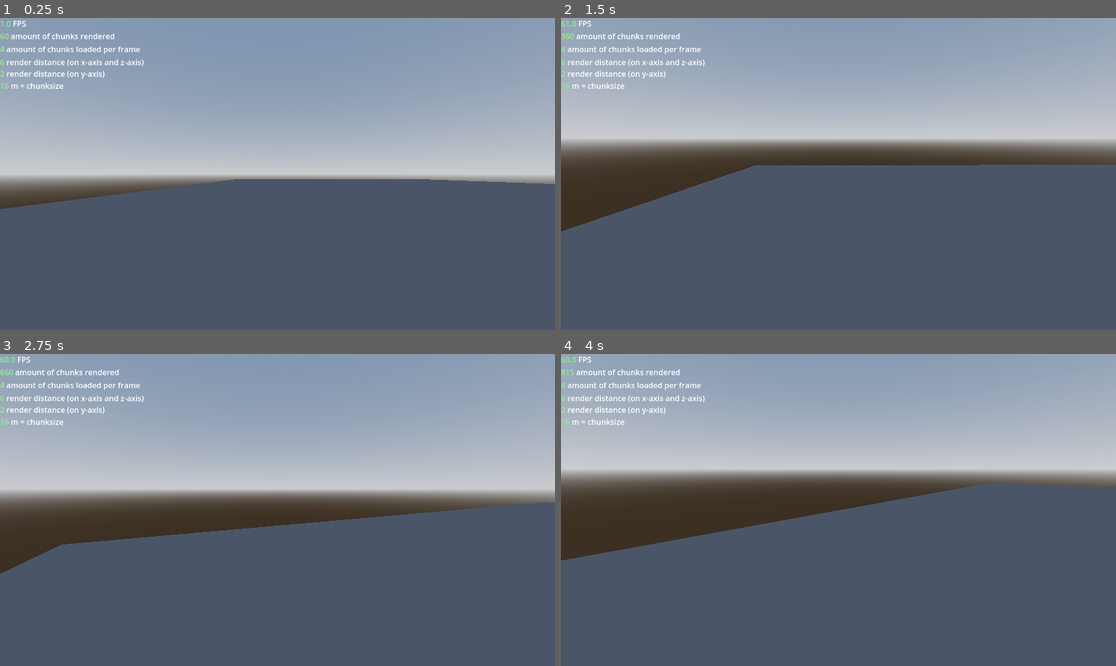
Above: before the commit, frames 1-4 (two rows, left to right).
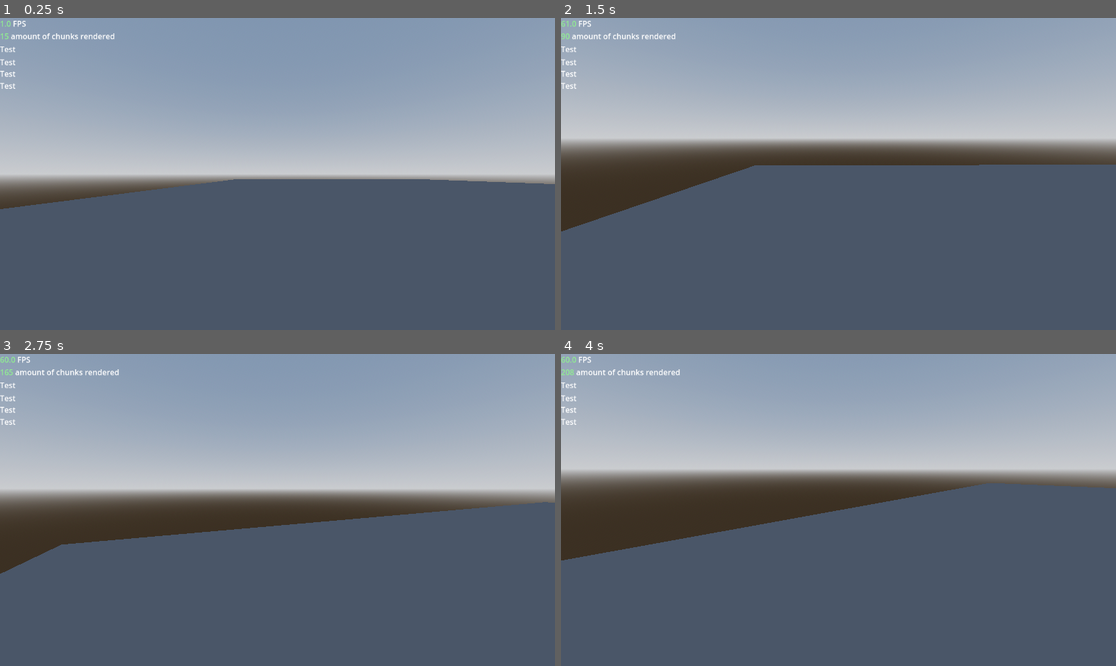
Above: after the commit, the same moments.

Repository: DyslexicWolf/GraduationWork_IGP
Game: Godot game, scene res://Scenes/MarchingCubes_GPU.tscn
The game is run twice, just before and just after one commit, with the same random seed, the same clock (stepped at 60 frames per second) and the same inputs. This scene is started directly instead of the project's main scene.
Inputs (mouse positions are in pixels of both pictures, inside the frame that each line leads up to):
- Up to frame 1 (0.25 s): no input
- Up to frame 2 (1.5 s): move the mouse to (960, 158) at 0.52 s; hold D (move_right) 0.53-1.28 s; click (960, 158) at 0.67 s; move the mouse to (810, 174) at 1.27 s; hold Space (fly_up) from 1.28 s (still down)
- Up to frame 3 (2.75 s): keep holding Space (fly_up); move the mouse to (288, 503) at 2.02 s
- Up to frame 4 (4 s): keep holding Space (fly_up); move the mouse to (832, 516) at 2.77 s; move the mouse to (877, 513) at 3.52 s

The runs differ from the first frame. In frame 1, 0.7% of the frame differs, in the area x 0-26%, y 4-23%; in frame 2, 0.9%; in frame 3, 0.7%; in frame 4, 0.7%.
Error before the commit: Attempt to call function 'shader_create_from_spirv' in base 'null instance' on a null instance. (res://Scripts/GPU_Based/TerrainGeneration_GPU.gd:38)
Error after the commit: Attempt to call function 'shader_create_from_spirv' in base 'null instance' on a null instance. (res://Scripts/GPU_Based/TerrainGeneration_GPU.gd:101)

Commit message:
Implemented 3 noise types for the compute shader. Setup CPU side of things for custom inputs from player. I haven't implemented that yet though (custom input from player).

Diff:
--- a/graduation-work-igp/Scenes/MarchingCubes_GPU.tscn
+++ b/graduation-work-igp/Scenes/MarchingCubes_GPU.tscn
@@ -86,6 +86,13 @@
 script = ExtResource("1_df2f7")
 terrain_material = ExtResource("2_0qbic")
 chunk_size = 16
+chunks_to_load_per_frame = 1
+noise_type = 2
+noise_frequency = 0.01
+noise_octaves = 6
+noise_gain = 0.5
+noise_lacunarity = 2.0
+cellular_jitter = 1.0
 flat_shaded = true
 render_distance = 6
 render_distance_height = 2
--- a/graduation-work-igp/Scripts/GPU_Based/TerrainGeneration_GPU.gd
+++ b/graduation-work-igp/Scripts/GPU_Based/TerrainGeneration_GPU.gd
@@ -1,5 +1,11 @@
 extends MeshInstance3D
 class_name TerrainGeneration_GPU_ComputeNoise
+
+enum NoiseType {
+	PERLIN = 0,
+	SIMPLEX = 1,
+	CELLULAR = 2
+}
 
 var rd = RenderingServer.create_local_rendering_device()
 var marching_cubes_pipeline: RID
@@ -8,15 +14,23 @@
 var global_uniform_set: RID
 
 @export var terrain_material: Material
-@export var chunk_size: int = 32
-@export var chunks_to_load_per_frame: int = 4
-@export var iso_level: float = 0.0
-@export var noise_frequency: float = 0.01
-@export var noise_octaves: int = 5
-@export var flat_shaded: bool = false
-@export var terrain_terrace: int = 0
-@export var render_distance: int = 8
-@export var render_distance_height: int = 4
+@export var chunk_size: int
+@export var chunks_to_load_per_frame: int
+@export var iso_level: float
+
+@export_category("Noise Settings")
+@export var noise_type: NoiseType = NoiseType.PERLIN
+@export var noise_frequency: float
+@export var noise_octaves: int
+@export var noise_gain: float
+@export var noise_lacunarity: float
+@export_range(0.0, 1.0) var cellular_jitter: float
+
+@export_category("Rendering Settings")
+@export var flat_shaded: bool
+@export var terrain_terrace: int
+@export var render_distance: int
+@export var render_distance_height: int
 
 var rendered_chunks: Dictionary = {}
 var player: CharacterBody3D
@@ -28,15 +42,74 @@
 func _ready():
 	player = $"../Player"
 
-	init_compute()
+	# You can configure noise here programmatically if you want
+	configure_noise_settings()
+
+	if not init_compute():
+		push_error("Failed to initialize compute shader!")
+		return
+
 	setup_global_bindings()
 	set_statistics.emit(0, chunks_to_load_per_frame, render_distance, render_distance_height, chunk_size)
 
-func init_compute():
-	var marching_cubes_shader_file = load("res://Shaders/ComputeShaders/MarchingCubes.glsl")
+	print("Terrain initialized with noise type: ", NoiseType.keys()[noise_type])
+
+func configure_noise_settings():
+	# Example configurations for different noise types
+	# You can change these values here or through the inspector
+
+	match noise_type:
+		NoiseType.PERLIN:
+			# Good defaults for Perlin noise terrain
+			noise_frequency = 0.01
+			noise_octaves = 5
+			noise_gain = 0.5
+			noise_lacunarity = 2.0
+
+		NoiseType.SIMPLEX:
+			# Simplex noise tends to be smoother
+			noise_frequency = 0.012
+			noise_octaves = 6
+			noise_gain = 0.5
+			noise_lacunarity = 2.0
+
+		NoiseType.CELLULAR:
+			# Cellular/Worley noise creates interesting cave-like structures
+			noise_frequency = 0.02
+			noise_octaves = 3
+			noise_gain = 0.5
+			noise_lacunarity = 2.0
+			cellular_jitter = 1.0
+
+func init_compute() -> bool:
+	var shader_path = "res://Shaders/ComputeShaders/MarchingCubes.glsl"
+
+	if not ResourceLoader.exists(shader_path):
+		push_error("Shader file not found at: " + shader_path)
+		return false
+
+	var marching_cubes_shader_file = load(shader_path)
+	if marching_cubes_shader_file == null:
+		push_error("Failed to load shader file: " + shader_path)
+		return false
+
 	var marching_cubes_shader_spirv = marching_cubes_shader_file.get_spirv()
+	if marching_cubes_shader_spirv == null:
+		push_error("Failed to compile shader to SPIRV. Make sure the shader starts with #[compute]")
+		return false
+
 	marching_cubes_shader = rd.shader_create_from_spirv(marching_cubes_shader_spirv)
+	if not marching_cubes_shader.is_valid():
+		push_error("Failed to create shader from SPIRV")
+		return false
+
 	marching_cubes_pipeline = rd.compute_pipeline_create(marching_cubes_shader)
+	if not marching_cubes_pipeline.is_valid():
+		push_error("Failed to create compute pipeline")
+		return false
+
+	print("Compute shader initialized successfully!")
+	return true
 
 func setup_global_bindings():
 	var input = get_global_params()
@@ -79,7 +152,6 @@
 
 	chunk_load_queue.sort_custom(func(a, b): return a["distance"] < b["distance"])
 
-	#prep chunks that will be loaded this frame
 	var chunks_this_frame = []
 	for i in range(min(chunks_to_load_per_frame, chunk_load_queue.size())):
 		var chunk_data = chunk_load_queue[i]
@@ -87,8 +159,8 @@
 		var y = int(chunk_data["pos"].y)
 		var z = int(chunk_data["pos"].z)
 		var chunk_key := str(x) + "," + str(y) + "," + str(z)
+
 		var chunk_coords := Vector3(x, y, z)
-
 		var data_buffer_rid := create_data_buffer(chunk_coords)
 		var counter_buffer_rid := create_counter_buffer()
 		var vertices_buffer_rid := create_vertices_buffer()
@@ -118,13 +190,11 @@
 	set_chunks_rendered_text.emit(rendered_chunks.size())
 
 func process_chunk_batch(chunks: Array):
-	#reset counter buffers
 	var zero_counter := PackedInt32Array([0])
 	var counter_bytes := zero_counter.to_byte_array()
 	for chunk in chunks:
 		rd.buffer_update(chunk["counter_buffer"], 0, counter_bytes.size(), counter_bytes)
 
-	#submit all compute operations in 1 compute list
 	var compute_list := rd.compute_list_begin()
 	rd.compute_list_bind_compute_pipeline(compute_list, marching_cubes_pipeline)
 	for chunk in chunks:
@@ -133,7 +203,6 @@
 		rd.compute_list_dispatch(compute_list, chunk_size / 8, chunk_size / 8, chunk_size / 8)
 	rd.compute_list_end()
 
-	#submit and wait a frame before syncing
 	rd.submit()
 	await get_tree().process_frame
 	rd.sync()
@@ -174,14 +243,11 @@
 		"normals": PackedVector3Array(),
 	}
 
-	# Parse triangle data: each triangle is 4 vec4s (3 vertices + 1 normal)
 	for i in range(0, total_triangles * 16, 16):
-		# Extract the 3 vertices (each vertex is a vec4, so we read x, y, z and skip w)
 		output["vertices"].push_back(Vector3(output_array[i + 0], output_array[i + 1], output_array[i + 2]))
 		output["vertices"].push_back(Vector3(output_array[i + 4], output_array[i + 5], output_array[i + 6]))
 		output["vertices"].push_back(Vector3(output_array[i + 8], output_array[i + 9], output_array[i + 10]))
 
-		# Extract the normal (indices 12, 13, 14 are x, y, z; skip index 15 which is w)
 		var normal := Vector3(output_array[i + 12], output_array[i + 13], output_array[i + 14])
 		for j in range(3):
 			output["normals"].push_back(normal)
@@ -196,7 +262,6 @@
 	array_mesh.add_surface_from_arrays(Mesh.PRIMITIVE_TRIANGLES, mesh_data)
 	array_mesh.surface_set_material(0, terrain_material)
 
-	assert(array_mesh != null, "Arraymesh should never be null")
 	return array_mesh
 
 func create_data_buffer(chunk_coords: Vector3) -> RID:
@@ -217,7 +282,7 @@
 func create_vertices_buffer() -> RID:
 	var total_cells := chunk_size * chunk_size * chunk_size
 	var vertices := PackedColorArray()
-	vertices.resize(total_cells * 5 * 4) # 5 triangles max per cell, 4 vec4s per triangle
+	vertices.resize(total_cells * 5 * 4)
 	var vertices_bytes := vertices.to_byte_array()
 	var buffer_rid := rd.storage_buffer_create(vertices_bytes.size(), vertices_bytes)
 
@@ -240,9 +305,7 @@
 	vertices_uniform.binding = 2
 	vertices_uniform.add_id(vertices_buffer_rid)
 
-	var per_chunk_uniform_set := rd.uniform_set_create([data_uniform, counter_uniform, vertices_uniform], marching_cubes_shader, 1)
-	assert(per_chunk_uniform_set != null, "Per_chunk_uniform_set should never be null")
-	return per_chunk_uniform_set
+	return rd.uniform_set_create([data_uniform, counter_uniform, vertices_uniform], marching_cubes_shader, 1)
 
 func unload_chunk(x: int, y: int, z: int):
 	var chunk_key := str(x) + "," + str(y) + "," + str(z)
@@ -267,15 +330,19 @@
 	var params := PackedFloat32Array()
 	#grid size
 	params.append_array([chunk_size + 1, chunk_size + 1, chunk_size + 1])
+
 	params.append(iso_level)
 	params.append(float(flat_shaded))
-
-	#noise parameters
 	params.append(noise_frequency)
 	params.append(float(noise_octaves))
 	params.append(float(terrain_terrace))
 
-	assert(params != null, "Global_params should never be null")
+	#0=Perlin, 1=Simplex, 2=Cellular
+	params.append(float(noise_type))
+	params.append(noise_gain)
+	params.append(noise_lacunarity)
+	params.append(cellular_jitter)
+
 	return params
 
 func get_per_chunk_params(chunk_coords: Vector3):
@@ -283,7 +350,6 @@
 	params.append_array([chunk_coords.x, chunk_coords.y, chunk_coords.z])
 	params.append(float(chunk_size))
 
-	assert(params != null, "Per_chunk_params should never be null")
 	return params
 
 func safe_free_rid(rid: RID):
Not shown, changed: graduation-work-igp/Shaders/ComputeShaders/MarchingCubes.glsl
